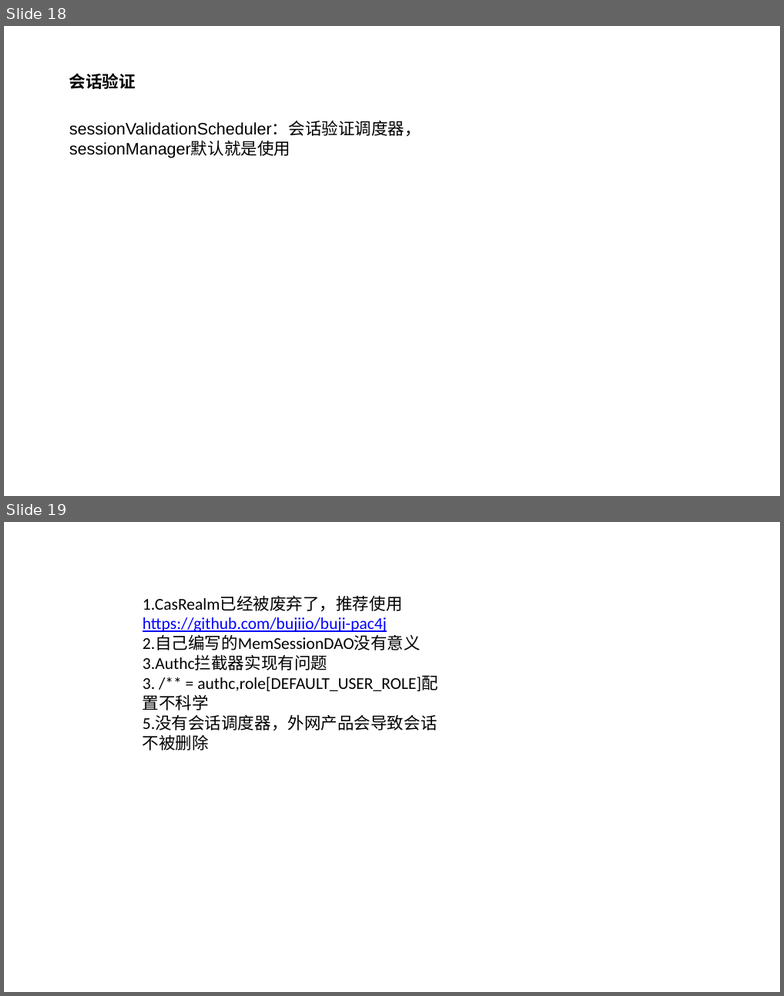
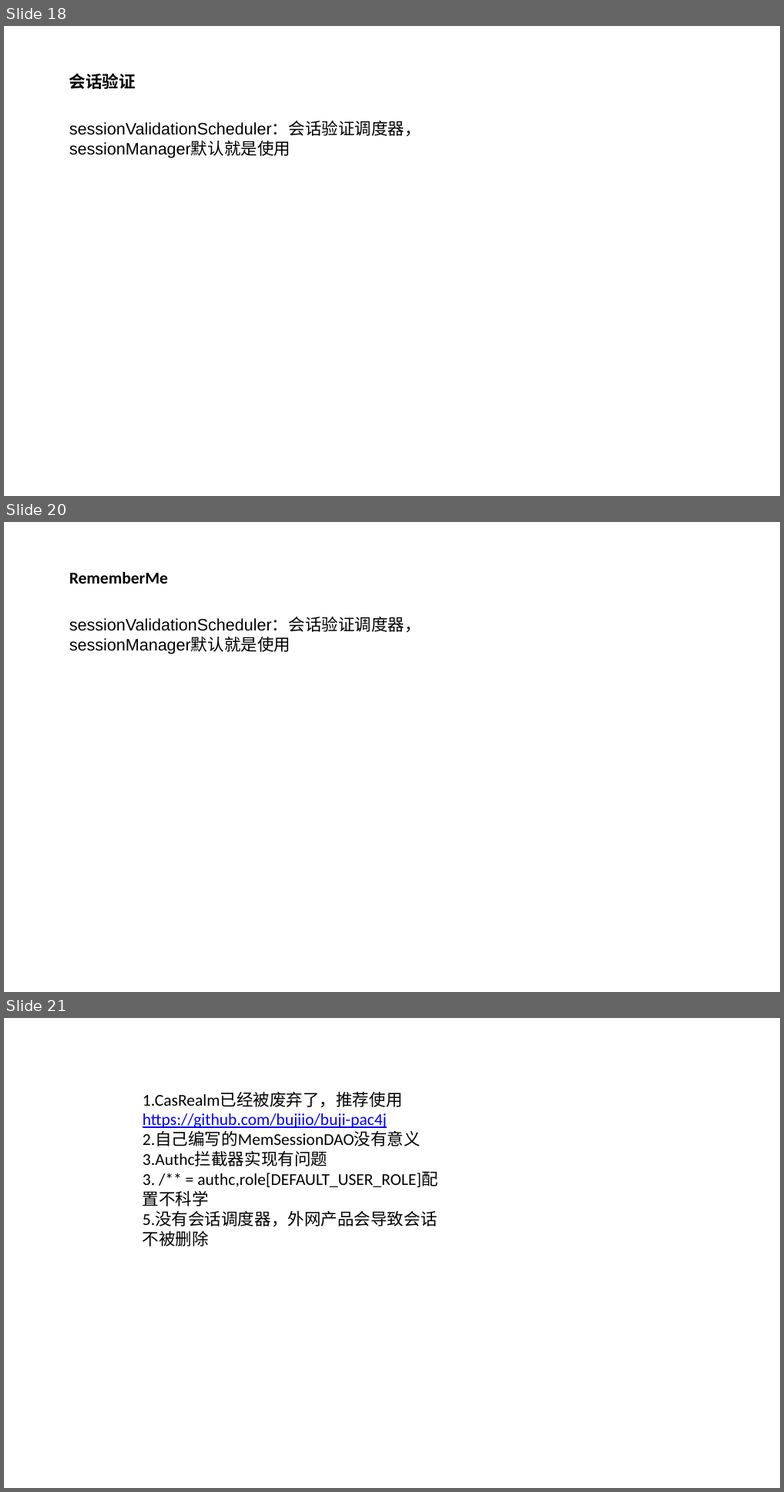
Before and after one commit to yanghaikun/shiro-in-action, a slide deck: shiro原理解析.pptx. Shown one above the other, each under a label of ours: slides 18 and 19 before the commit, slides 18, 20 and 21 after it; the slides between them are not shown. The pictures are 784x996 and 784x1492 pixels, drawn with LibreOffice and Linux fonts; fonts in the diff are those of the drawing; background and template pictures are left out. Boxes give left, top, right and bottom in pixels: in the first picture for what was removed or moved away, otherwise in the second. Text is boxed around its words. In the diff, an @@ line names an element or a change of style, - is before the commit and + after.

```diff
--- a/shiro原理解析.pptx
+++ b/shiro原理解析.pptx
@@ slide 20 added at (x1=4, y1=522, x2=780, y2=992), background picture (left out) @@
@@ text added at (x1=69, y1=572, x2=168, y2=584), 18 pt, text #000000, bold @@
+RememberMe
@@ text added at (x1=69, y1=617, x2=421, y2=654), 18 pt, text #000000 @@
+sessionValidationScheduler：会话验证调度器，sessionManager默认就是使用
@@ what was slide 19 is now slide 21 @@
```
Also in this commit, not shown: 1 other slide added.
